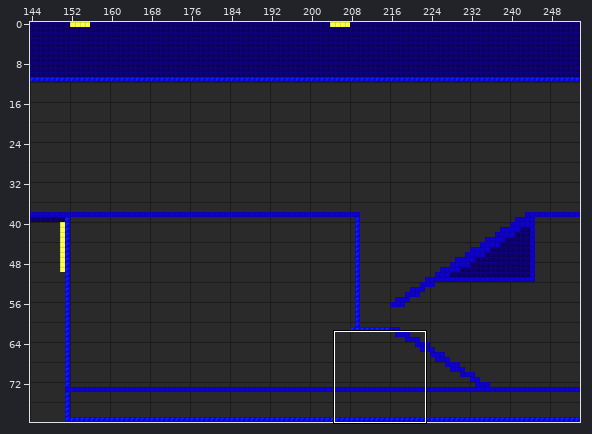
One commit to this Tiled map: src/Assets/Prototype/Scenes/upper_basement.tmx. The first picture is a wide view before the edit; the outline marks the close-up.
Close-up. Old version:
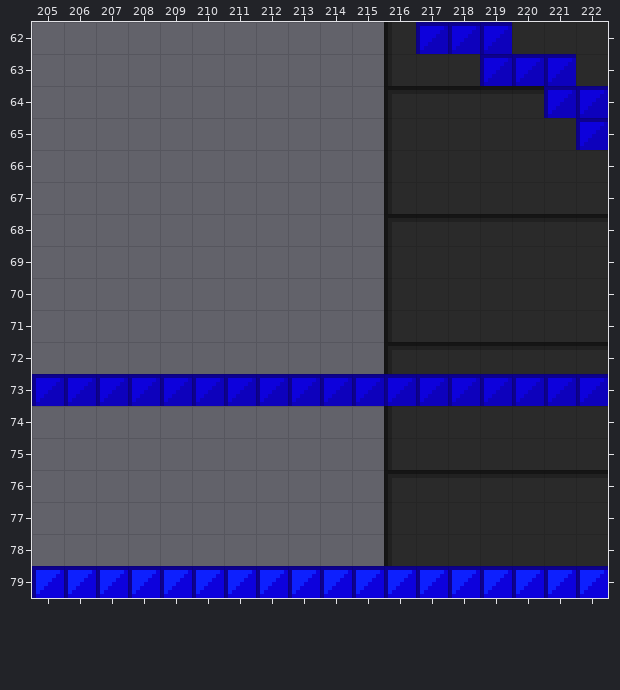
Cells are 8x8 px. Shown: x 205..222, y 62..79. The commit also changed other parts of the map, which this record leaves out.
Once edited:
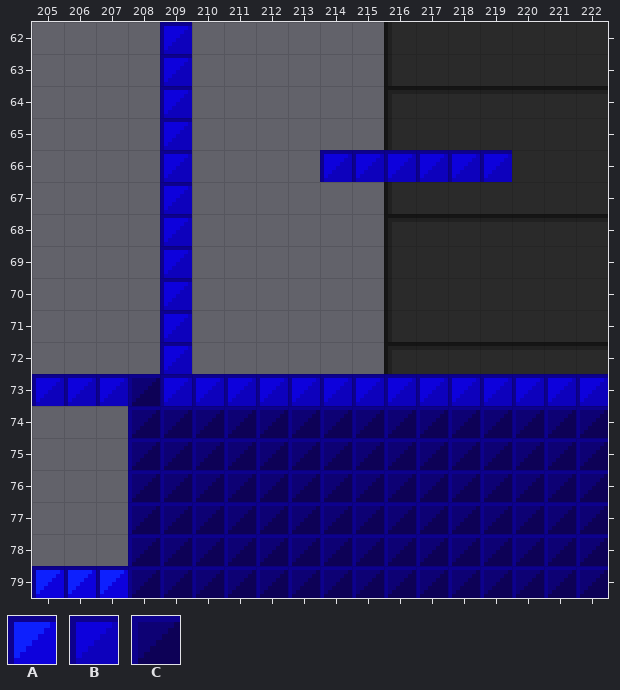
Key: from "Blocks_8x8": A 0, B 1, C 4.
_ is an empty cell.
Tiles of an added or newly shown layer are drawn over the layers below it.
Diff:
Layer "Real Background Decor":
Tile B is gone in row 62 at x 217 to 219; in row 63 at x 219 to 221; in row 64 at x 221 to 222; in row 65 at x 222.
Layer "Real Platforms":
The author put tile B in rows 62 to 72 at x 209.
Tile A becomes tile C in row 79 at x 208 to 222.
Tile B becomes tile C in row 73 at x 208.
The author put tile C in rows 74 to 78 at x 208 to 222.
Layer "Real One Way" (added):
The author put tile B in row 66 at x 214 to 219.
Where, in picture pixels (left, top, right, bottom), the same in both close-ups:
changed: (128, 22, 608, 598)
